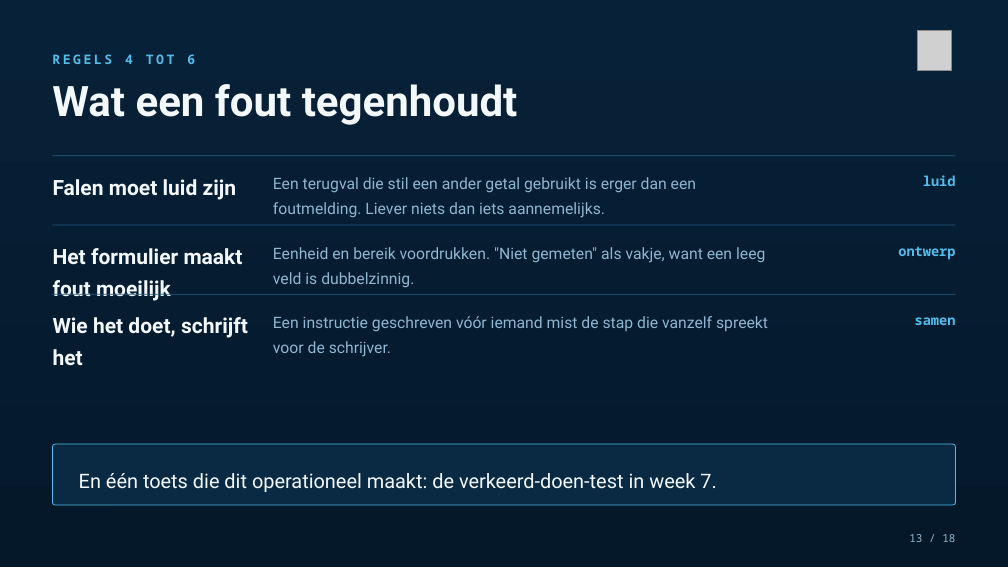
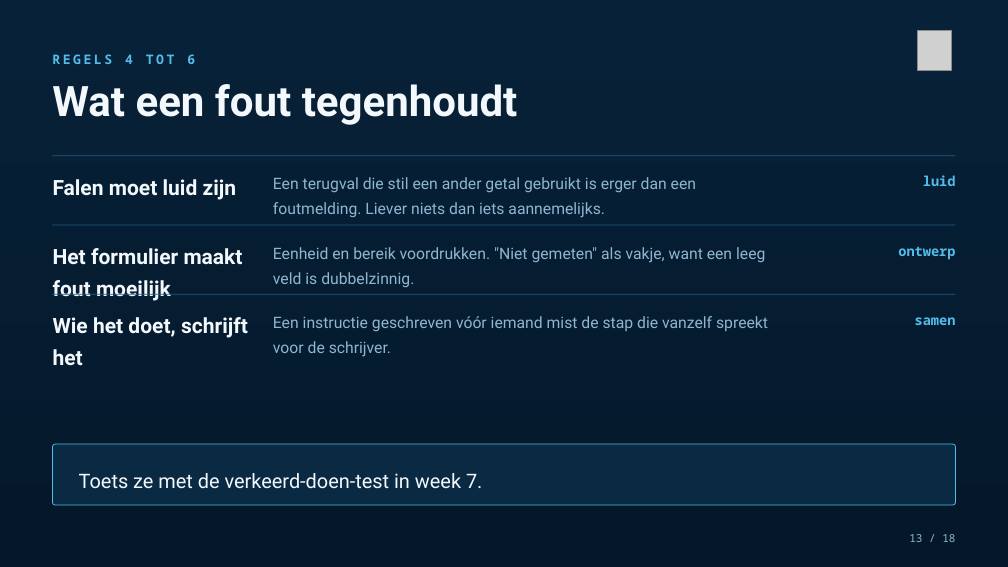
Before and after one commit to Dellfs/paradise-project, a slide deck: slide 13 of PARADISE_presentatie/PARADISE_planning_sep-nov.pptx. Drawn at 1008x567 pixels with LibreOffice and Linux fonts; fonts in the diff are those of the drawing; grey boxes stand for pictures. Boxes give left, top, right and bottom in pixels: in the first picture for what was removed or moved away, otherwise in the second. Text is boxed around its words. In the diff, an @@ line names an element or a change of style, - is before the commit and + after.

```diff
--- a/PARADISE_presentatie/PARADISE_planning_sep-nov.pptx
+++ b/PARADISE_presentatie/PARADISE_planning_sep-nov.pptx
@@ text at box(79, 473, 482, 489): text changed @@
-En één toets die dit operationeel maakt: de verkeerd-doen-test in week 7.
+Toets ze met de verkeerd-doen-test in week 7.
```
Also in this commit, not shown: 8 other slides changed, 1 other file.
